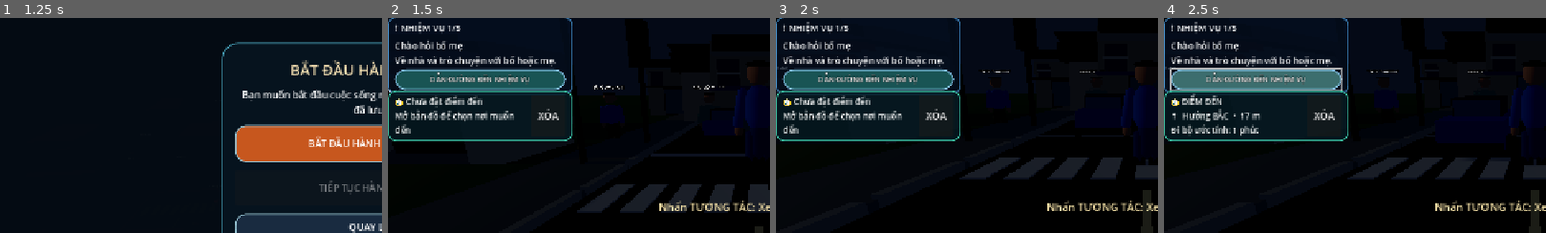
Above: before the commit, frames 1-4 (left to right).
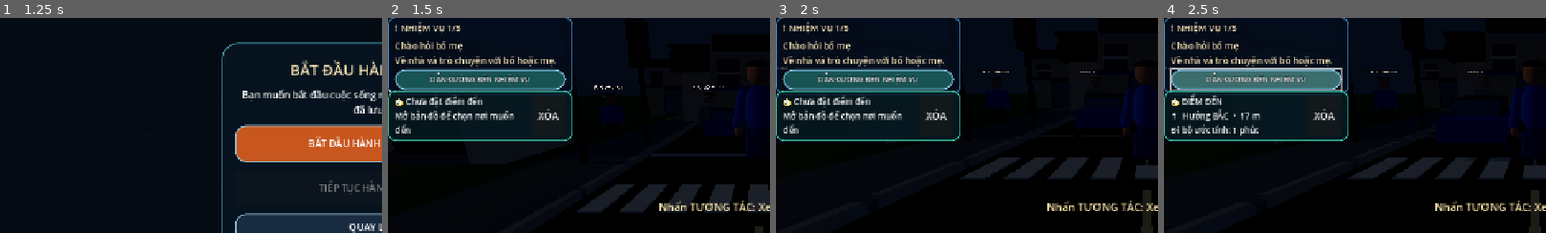
Above: after the commit, the same moments.

Repository: temu838655-dev/Vi-t-Nam-Du-L-ch
Game: Godot game, scene res://scenes/main.tscn
Same seed, same stepped clock (60 frames per second), same inputs: the game is played once before the commit and once after it.
Inputs:
- Up to frame 1 (1.25 s): click "▶ CHƠI NGAY" at 0.5 s
- Up to frame 2 (1.5 s): click "BẮT ĐẦU HÀNH TRÌNH MỚI" at 1.25 s
- Up to frame 3 (2 s): no input
- Up to frame 4 (2.5 s): click "DẪN ĐƯỜNG ĐẾN NHIỆM VỤ" at 2 s
The pictures show only the part of the screen within x 2-52%, y 19-69%; the shares and areas given below are measured in that part.

Frame 1 is identical in both runs. In frame 2, 1.0% of the frame differs, in the area x 2-44%, y 3-23%; in frame 3, 1.0%; in frame 4, 1.0%.

Commit message:
Fix compass heading and completed tutorial HUD state

Diff:
--- a/Godot/scripts/mobile_hud.gd
+++ b/Godot/scripts/mobile_hud.gd
@@ -775,7 +775,12 @@
 	if not is_instance_valid(mission_label):
 		return
 	var mission: Dictionary = GameState.get_tutorial_mission()
-	mission_label.text = "❗ NHIỆM VỤ %d/5\n%s\n%s" % [mini(GameState.tutorial_stage + 1, 5), str(mission.get("title", "")), str(mission.get("description", ""))]
+	if GameState.tutorial_stage >= 5:
+		mission_label.text = "✓ HƯỚNG DẪN HOÀN THÀNH\n%s\n%s" % [str(mission.get("title", "Tự do khám phá")), str(mission.get("description", ""))]
+		mission_label.add_theme_color_override("font_color", Color(0.55, 1.0, 0.72))
+	else:
+		mission_label.text = "❗ NHIỆM VỤ %d/5\n%s\n%s" % [GameState.tutorial_stage + 1, str(mission.get("title", "")), str(mission.get("description", ""))]
+		mission_label.add_theme_color_override("font_color", Color(1.0, 0.91, 0.72))
 
 func _guide_current_mission() -> void:
 	var mission: Dictionary = GameState.get_tutorial_mission()
@@ -918,9 +923,11 @@
 		clock_label.text = "🕒 %s  •  %s" % [GameState.get_world_clock_text(), period]
 	if compass_label and is_instance_valid(player):
 		var headings := ["BẮC", "ĐÔNG BẮC", "ĐÔNG", "ĐÔNG NAM", "NAM", "TÂY NAM", "TÂY", "TÂY BẮC"]
-		var heading_angle := -player.rotation.y
+		# In Godot, yaw 0 faces -Z (north) and positive yaw turns toward +X (east).
+		var heading_angle := player.rotation.y
 		var heading_index := posmod(int(round(wrapf(heading_angle, -PI, PI) / (PI / 4.0))), 8)
-		compass_label.text = "▲  %s  •  %03d°" % [headings[heading_index], int(round(rad_to_deg(fposmod(heading_angle, TAU))))]
+		var heading_degrees := int(round(rad_to_deg(fposmod(heading_angle, TAU))))
+		compass_label.text = "▲  %s  •  %03d°" % [headings[heading_index], heading_degrees]
 	if interact_button and player and player.has_method("is_riding_vehicle"):
 		if player.is_riding_vehicle():
 			interact_button.text = "XUỐNG XE"
